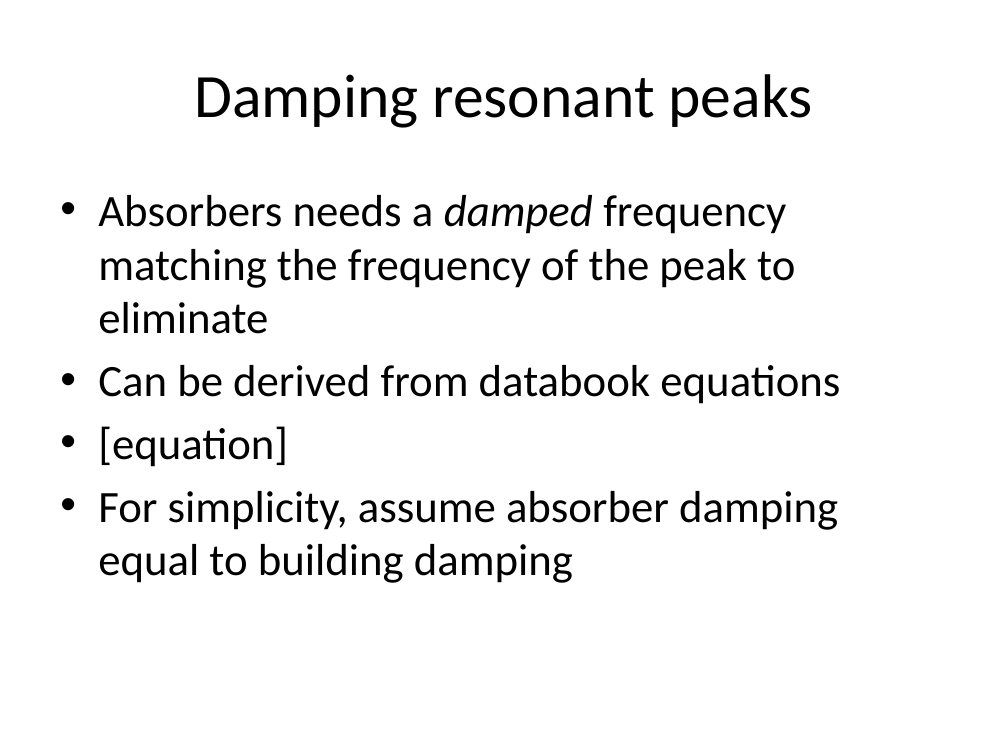
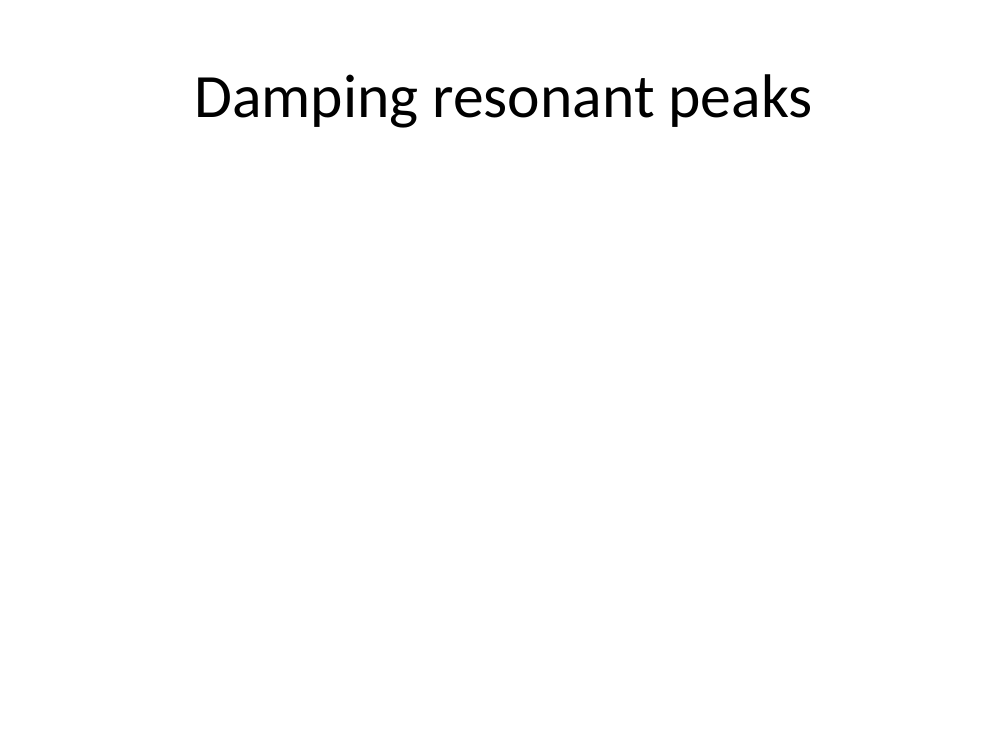
Before and after one commit to eric-wieser/cued-icw, a slide deck: slide 14 of powerpoint.pptx (slide 24 before the commit). Drawn at 1008x756 pixels with LibreOffice and Linux fonts; fonts in the diff are those of the drawing; grey boxes stand for pictures. Boxes give left, top, right and bottom in pixels: in the first picture for what was removed or moved away, otherwise in the second. Text is boxed around its words. In the diff, an @@ line names an element or a change of style, - is before the commit and + after.

```diff
--- a/powerpoint.pptx
+++ b/powerpoint.pptx
@@ text removed at (98, 195, 840, 583) @@
-• Absorbers needs a damped frequency matching the frequency of the peak to eliminate
-• Can be derived from databook equations
-• [equation]
-• For simplicity, assume absorber damping equal to building damping
```
Also in this commit, not shown: 9 other slides changed, 2 slides added, 1 slide removed.
